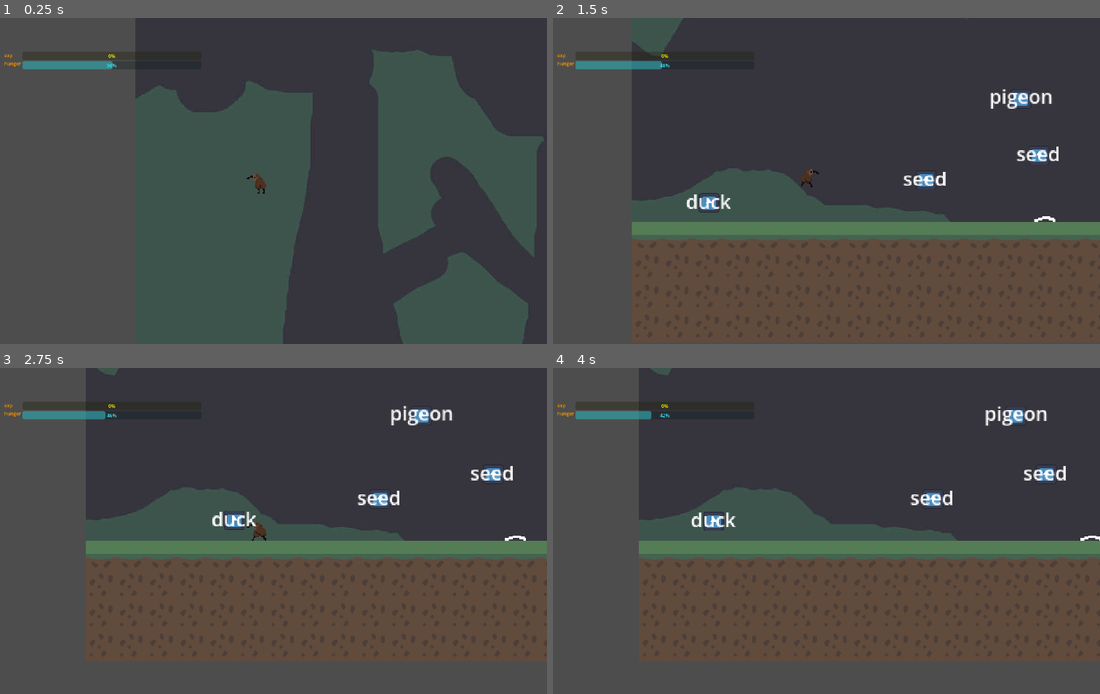
Above: before the commit, frames 1-4 (two rows, left to right).
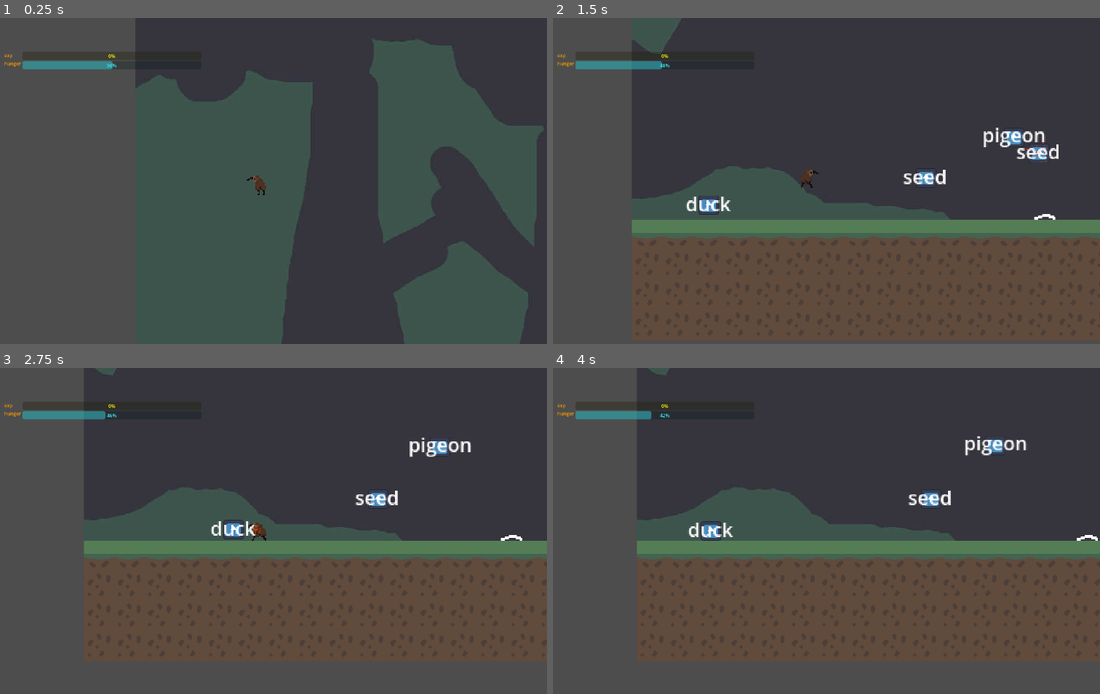
Above: after the commit, the same moments.

Repository: 2192375d/spring2djam
Game: Godot game, scene res://world/World.tscn
The game is run twice, just before and just after one commit, with the same random seed, the same clock (stepped at 60 frames per second) and the same inputs. The engine's default icon, where the game draws it, is replaced by a stand-in: a white triangle on a blue panel in a dark square.
Inputs:
- Up to frame 1 (0.25 s): no input
- Up to frame 2 (1.5 s): hold D (right) from 0.53 s (still down); tap W (up) at 0.6, 0.77, 1.07 s; tap Space (space) at 1.35 s
- Up to frame 3 (2.75 s): tap W (up) at 1.52, 1.55, 1.82, 2.1 s; release D (right) at 2.03 s; hold A (left) from 2.03 s (still down)
- Up to frame 4 (4 s): release A (left) at 2.78 s; hold D (right) from 2.78 s (still down); tap Space (space) at 2.85 s; tap W (up) at 3.02, 3.05, 3.32, 3.6, 3.77 s

The runs differ from the first frame. In frame 1, 3.8% of the frame differs, in the area x 24-100%, y 6-100%; in frame 2, 3.1%; in frame 3, 1.7%; in frame 4, 1.7%.

Commit message:
feat: gravity increase

Diff:
--- a/autoloads/constants.gd
+++ b/autoloads/constants.gd
@@ -1,6 +1,6 @@
 extends Node
 
-var GRAVITY: float = 20.0
+var GRAVITY: float = 30.0
 var JUMP_SPEED: float = 100.0
 var CONSTANT_DOMAIN_RADIUS : float = 50.0
 
--- a/entity/ground_animal.gd
+++ b/entity/ground_animal.gd
@@ -12,7 +12,7 @@
 
 var preylist : Array
 var predatorlist : Array
-
+var grav_accel : float
 
 func _ready() -> void:
 	print("SELF:", self)
@@ -60,7 +60,10 @@
 	if get_parent() is not Player:
 		state_machine.process_physics_frame(delta)
 		if !is_on_floor():
-			velocity.y += Constants.GRAVITY * delta
+			grav_accel += Constants.GRAVITY * delta
+			velocity.y += grav_accel
+		else:
+			grav_accel = 0
 	move_and_slide()
 
 func player_movement(_delta: float) -> void:
--- a/entity/ground_states/chase.gd
+++ b/entity/ground_states/chase.gd
@@ -22,4 +22,5 @@
 	if ((len(self.actor.preylist) >= 1 and self.actor.preylist[0] != target) or len(self.actor.preylist) == 0):
 		return GroundState.Name.HEAD_BACK
 	self.actor.velocity = (target.global_position - self.actor.global_position).normalized() * self.actor.speed
+	self.actor.velocity.y -= 20 # to go up platforms
 	return GroundState.Name.CHASE
--- a/entity/ground_states/head_back.gd
+++ b/entity/ground_states/head_back.gd
@@ -17,6 +17,7 @@
 func process_physics_frame(delta : float) -> GroundState.Name:
 	# go back to domain
 	actor.velocity = (actor.domain_point - actor.global_position).normalized() * actor.speed
+	self.actor.velocity.y -= 20 # to go up platforms
 
 	# check if predators exist
 	if (len(self.actor.predatorlist) > 0):
--- a/entity/ground_states/run_away.gd
+++ b/entity/ground_states/run_away.gd
@@ -21,4 +21,5 @@
 	if ((len(self.actor.predatorlist) >= 1 and self.actor.predatorlist[0] != predator) or len(self.actor.predatorlist) == 0):
 		return GroundState.Name.HEAD_BACK
 	self.actor.velocity = (self.actor.global_position - predator.global_position).normalized() * self.actor.speed
+	self.actor.velocity.y -= 20 # to go up platforms
 	return GroundState.Name.RUN_AWAY
Not shown: 1 places in world/World.tscn that only renumber resources
